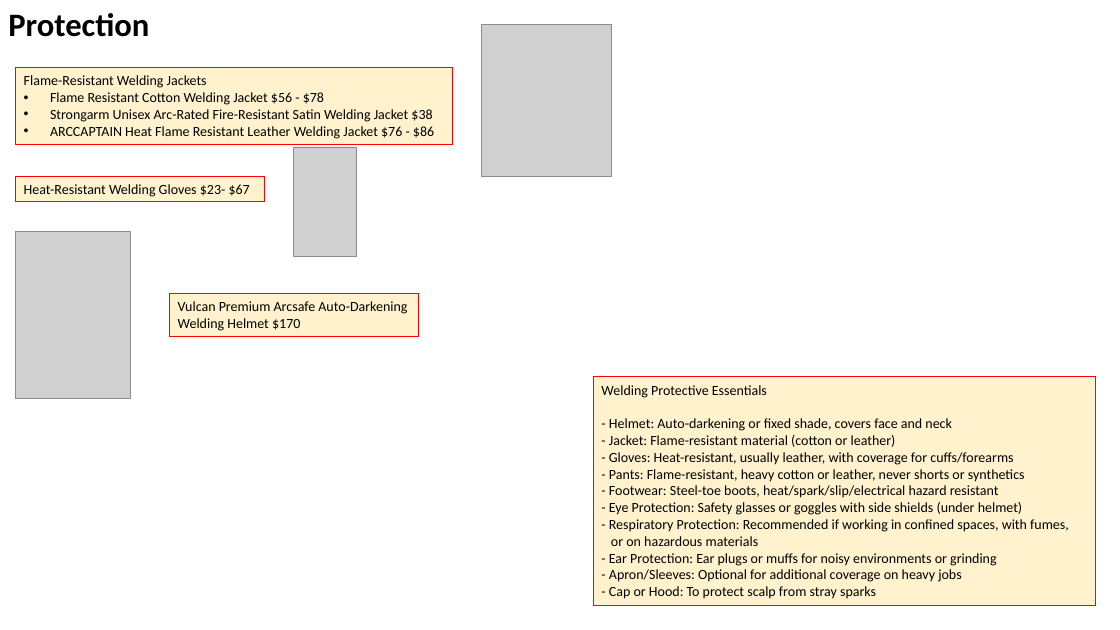
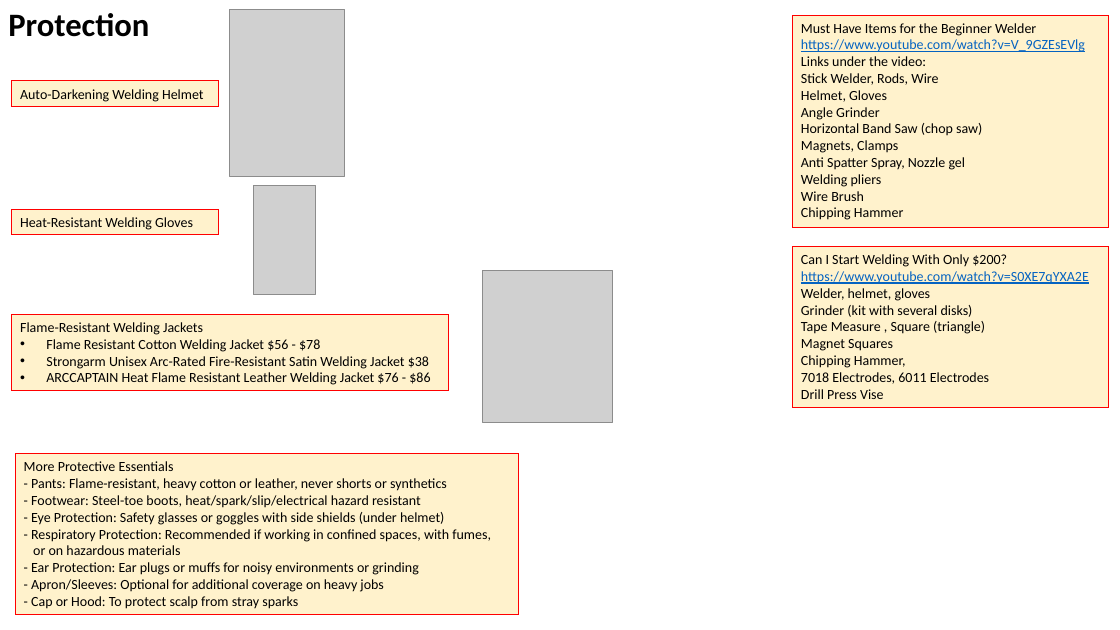
Before and after one commit to lselector/misc_farm, a slide deck: slide 5 of welding.pptx. Drawn at 1120x630 pixels with LibreOffice and Linux fonts; fonts in the diff are those of the drawing; grey boxes stand for pictures. Boxes give left, top, right and bottom in pixels: in the first picture for what was removed or moved away, otherwise in the second. Text is boxed around its words. In the diff, an @@ line names an element or a change of style, - is before the commit and + after.

```diff
--- a/welding.pptx
+++ b/welding.pptx
@@ picture: place and size @@
-picture at box(15, 232, 130, 399)
+picture at box(230, 9, 345, 176)
@@ rectangle added at box(793, 15, 1109, 227), fill #FFF2CC, outline #FF0000 0.75 pt, 12 pt, text #000000 @@
+Must Have Items for the Beginner Welder
+https://www.youtube.com/watch?v=V_9GZEsEVlg
+Links under the video:
+Stick Welder, Rods, Wire
+Helmet, Gloves
+Angle Grinder
+Horizontal Band Saw (chop saw)
+Magnets, Clamps
+Anti Spatter Spray, Nozzle gel
+Welding pliers
+Wire Brush
+Chipping Hammer
@@ rectangle "Auto-Darkening Welding Helmet": place and size @@
-rectangle "Auto-Darkening Welding Helmet" at box(170, 294, 418, 336)
+rectangle "Auto-Darkening Welding Helmet" at box(12, 81, 219, 106)
@@ text in rectangle at box(20, 89, 204, 102): text changed @@
-Vulcan Premium Arcsafe Auto-Darkening Welding Helmet $170
+Auto-Darkening Welding Helmet
@@ rectangle "Heat-Resistant Welding Gloves": place and size @@
-rectangle "Heat-Resistant Welding Gloves" at box(15, 176, 264, 202)
+rectangle "Heat-Resistant Welding Gloves" at box(12, 209, 219, 234)
@@ picture: place and size @@
-picture at box(294, 147, 356, 256)
+picture at box(253, 186, 315, 295)
@@ text in rectangle at box(20, 217, 193, 230): text changed @@
-Heat-Resistant Welding Gloves $23- $67
+Heat-Resistant Welding Gloves
@@ rectangle added at box(793, 247, 1109, 408), fill #FFF2CC, outline #FF0000 0.75 pt, 12 pt, text #000000 @@
+Can I Start Welding With Only $200?
+https://www.youtube.com/watch?v=S0XE7qYXA2E
+Welder, helmet, gloves
+Grinder (kit with several disks)
+Tape Measure , Square (triangle)
+Magnet Squares
+Chipping Hammer,
+7018 Electrodes, 6011 Electrodes
+Drill Press Vise
@@ picture: place and size @@
-picture at box(482, 24, 613, 176)
+picture at box(483, 271, 613, 423)
@@ rectangle "Flame-Resistant Welding Jackets": place and size @@
-rectangle "Flame-Resistant Welding Jackets" at box(15, 68, 452, 145)
+rectangle "Flame-Resistant Welding Jackets" at box(12, 314, 449, 391)
@@ rectangle "More Protective Essentials": place and size @@
-rectangle "More Protective Essentials" at box(593, 377, 1096, 607)
+rectangle "More Protective Essentials" at box(15, 454, 518, 615)
@@ text in rectangle at box(24, 461, 174, 471): text changed @@
-Welding Protective Essentials
-- Helmet: Auto-darkening or fixed shade, covers face and neck
-- Jacket: Flame-resistant material (cotton or leather)
-- Gloves: Heat-resistant, usually leather, with coverage for cuffs/forearms
+More Protective Essentials
```
Also in this commit, not shown: 4 other slides changed.
